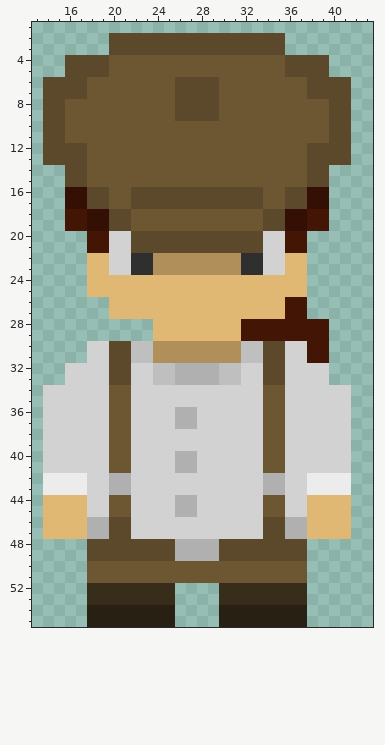
Pixel-art sprite -- data/img/char-down-still1.png. Above: the version before the commit.
The file is 56x56 pixels. Shown: x 13..43, y 1..55.
The same view after the edit:
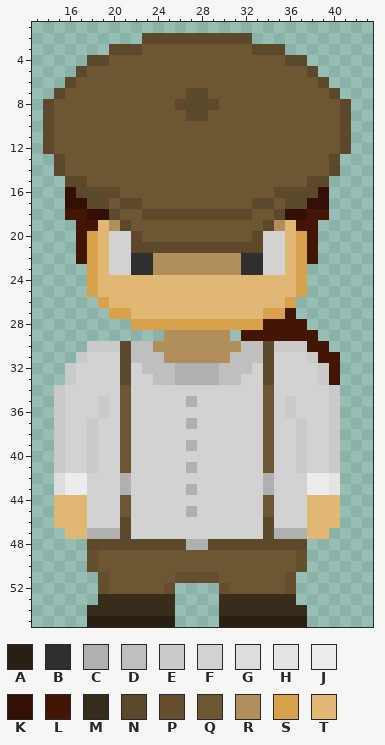
Palette (. is transparent): A #272013  B #2f2f2f  C #b0b0b0  D #bfbfbf  E #cacaca  F #d2d2d2  G #dddddd  H #e4e4e4  J #ececec  K #341004  L #421505  M #382d1a  N #5c492b  P #634f2e  Q #6d5733  R #b08f5b  S #d8a24d  T #e1b774
Difference:
Changed rows in their new state; - is an unchanged pixel.
first column x 14:
 2 ------...----------...------
 3 ---------QQQQQQQQQQ---------
 4 --..--------------------..--
 5 --.-QQ----------------QQ-.--
 6 ..-Q--------QQQQ--------Q-..
 7 .-QQ--------Q--Q--------QQ-.
 8 -Q------------------------Q-
 9 -Q----------Q--Q----------Q-
10 -Q------------------------Q-
11 -Q------------------------Q-
12 -QQQ--------------------QQQ-
13 .-QQ--------------------QQ-.
14 -NQQ--------------------QQN-
16 ---N--N-QQQQQQQQQQQQ-N--N---
17 -------N-QQQQQQQQQQ-N-------
18 -------Q-NNNNNNNNNN-Q-------
19 --.-LTR--------------RTL-.--
20 ---LST---QQQQQQQQQQ---TSL---
21 ---LST----------------TSL---
22 ---LS------------------SL---
23 ----S------------------S----
24 ----S------------------S----
25 ----S------------------S----
26 -----S----------------S.----
27 ------SS------------SS-.----
28 --------SSSSSSSSSSSS----..--
29 ----------.RRRRRR.-------.--
30 ----EEE--------------EEE----
31 ---E--F---D------D---F--E-L-
32 --E---F--D--------D--F---EL-
33 --E---F--------------F---EL-
34 .E----F--------------F----E.
35 .E---EF------C-------FE---E.
36 .E---EF-----FF-------FE---E.
37 .E--E-F-----F--------F-E--E.
38 .E--E-F--------------F-E--E.
39 .E--E-F------C-------F-E--E.
40 .E--E-F-----FF-------F-E--E.
41 .E--E-F-----F--------F-E--E.
42 .G----F--------------F----H.
43 .G----F------C-------F----H.
44 .-----F-----FF-------F-----.
45 .-----F-----F--------F-----.
46 .---FFF--------------FFF---.
47 ..----C--------------C----..
48 ------------N--N------------
49 ----PQQQQQQQQQQQQQQQQQQP----
50 ----P------------------P----
51 ----.P------PPPP------P.----
52 ----.PQQQQQP----PQQQQQP.----
53 ----.------------------.----
54 ----MMMMMMMM----MMMMMMMM----
Pixel boxes of the changes (left, top, right, bottom) in both pictures:
changed: (43, 33, 351, 616)
